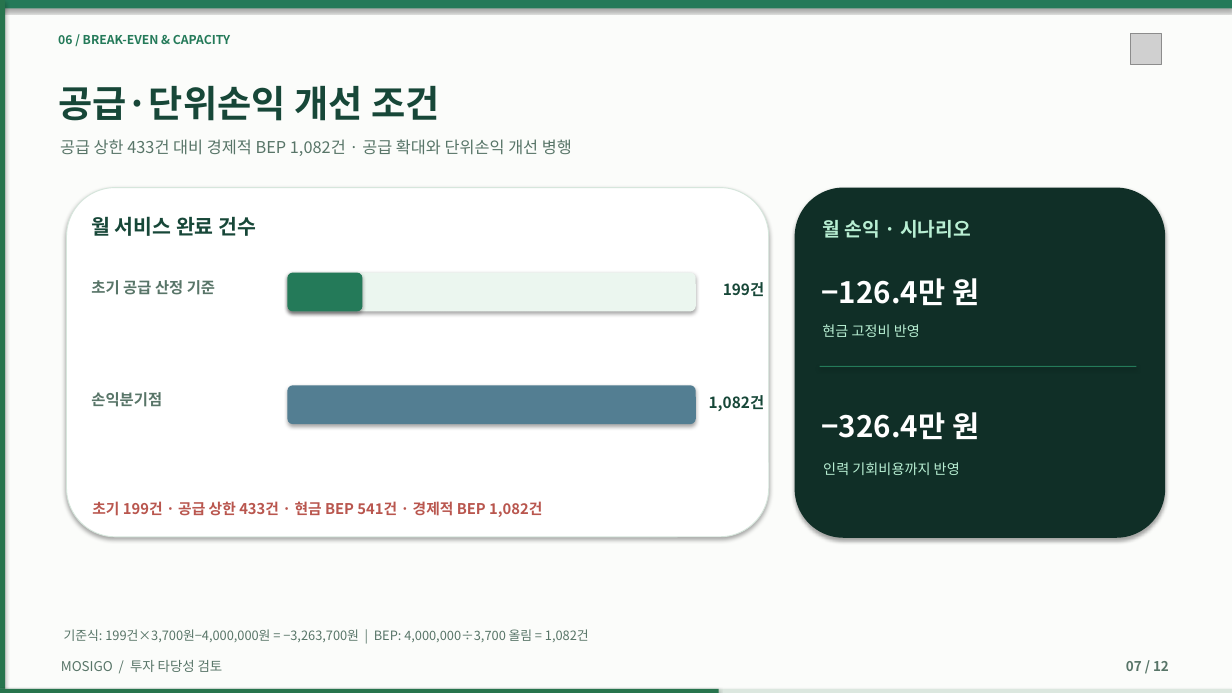
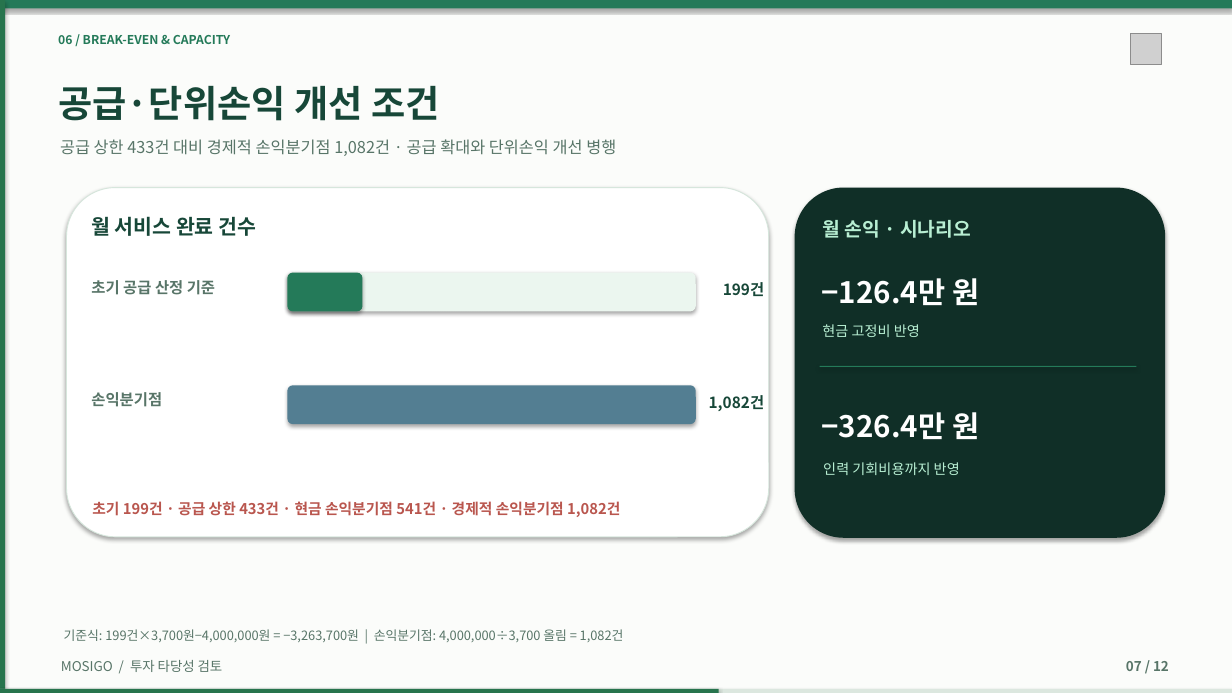
Before and after one commit to dohyunkimmm/mosigo-case-study, a slide deck: slide 7 of downloads/MOSIGO_IR_Investment_Review_12slides.pptx. Drawn at 1232x693 pixels with LibreOffice and Linux fonts; fonts in the diff are those of the drawing; grey boxes stand for pictures. Boxes give left, top, right and bottom in pixels: in the first picture for what was removed or moved away, otherwise in the second. Text is boxed around its words. In the diff, an @@ line names an element or a change of style, - is before the commit and + after.

```diff
--- a/downloads/MOSIGO_IR_Investment_Review_12slides.pptx
+++ b/downloads/MOSIGO_IR_Investment_Review_12slides.pptx
@@ text at box(60, 139, 616, 156): text changed @@
-공급 상한 433건 대비 경제적 BEP 1,082건 · 공급 확대와 단위손익 개선 병행
+공급 상한 433건 대비 경제적 손익분기점 1,082건 · 공급 확대와 단위손익 개선 병행
@@ text at box(92, 501, 620, 517): text changed @@
-초기 199건 · 공급 상한 433건 · 현금 BEP 541건 · 경제적 BEP 1,082건
+초기 199건 · 공급 상한 433건 · 현금 손익분기점 541건 · 경제적 손익분기점 1,082건
@@ text at box(64, 629, 624, 642): text changed @@
-기준식: 199건×3,700원−4,000,000원 = −3,263,700원 | BEP: 4,000,000÷3,700 올림 = 1,082건
+기준식: 199건×3,700원−4,000,000원 = −3,263,700원 | 손익분기점: 4,000,000÷3,700 올림 = 1,082건
```
Also in this commit, not shown: 3 other slides changed, 9 other files.
